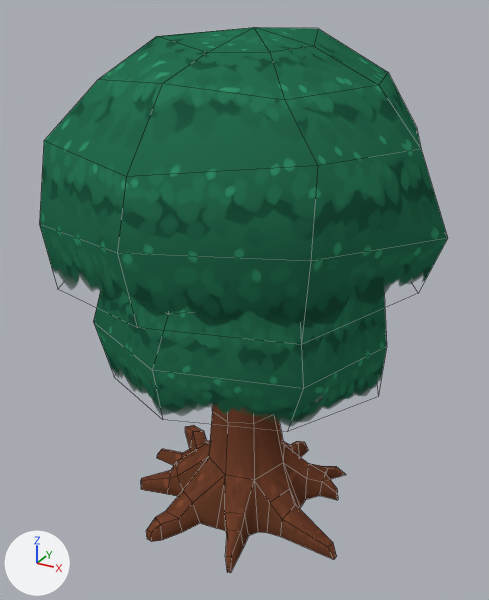
The Blender file files/blender/tree-apple.blend: old version first, new version second.
One viewpoint serves both versions: a 50 mm lens placed at (8.67, -15.76, 14.47), pointed at (0.14, -0.25, 6.71). Every picture has the same lights, and +X, +Y and +Z are marked at lower left. Mesh edges are drawn as thin lines.

Objects in the first picture: 'Tree Apple'.
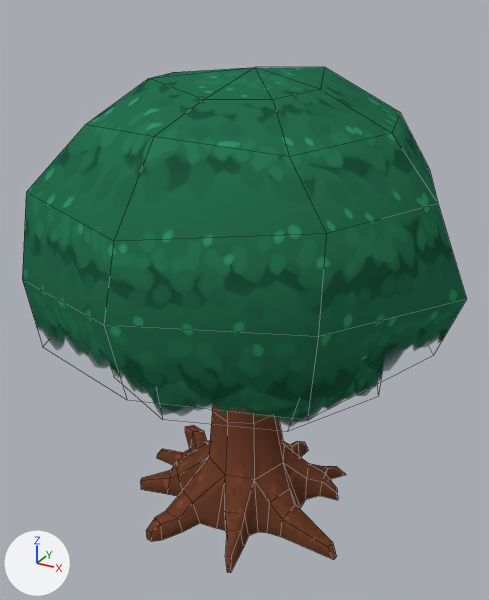
Commit message: Update tree

Location of each change, [x1, y1, x2, y2] in pixels of the pictures (489 x 600 px; the box of a moved part takes in the faces that stretch with it):
'Tree Apple', reshaped (9% wider, 7% shorter): before [39, 27, 448, 573]; after [22, 67, 467, 573]
part 1 of me_cube, moved or reshaped: before [39, 27, 448, 327]; after [22, 67, 467, 402]

The edits, one by one:
me_cube has 238 vertices, 197 faces and spans x -5.25..5.5, y -5.38..5.05, z -0.22..13.91.
me_cube is used by ob_tree_apple; location (0.0, 0.0, 0.0).
me_cube part 1: the loose piece of 41 vertices spanning x -5.25..5.5, y -5.38..5.05, z 7.35..13.91 is multiplied about its middle by the matrix ((1.113, 0.0, 0.0), (0.0, 1.113, 0.0), (0.0, 0.0, 1.113)), then moved by (0.02, -0.01, -1.3).
